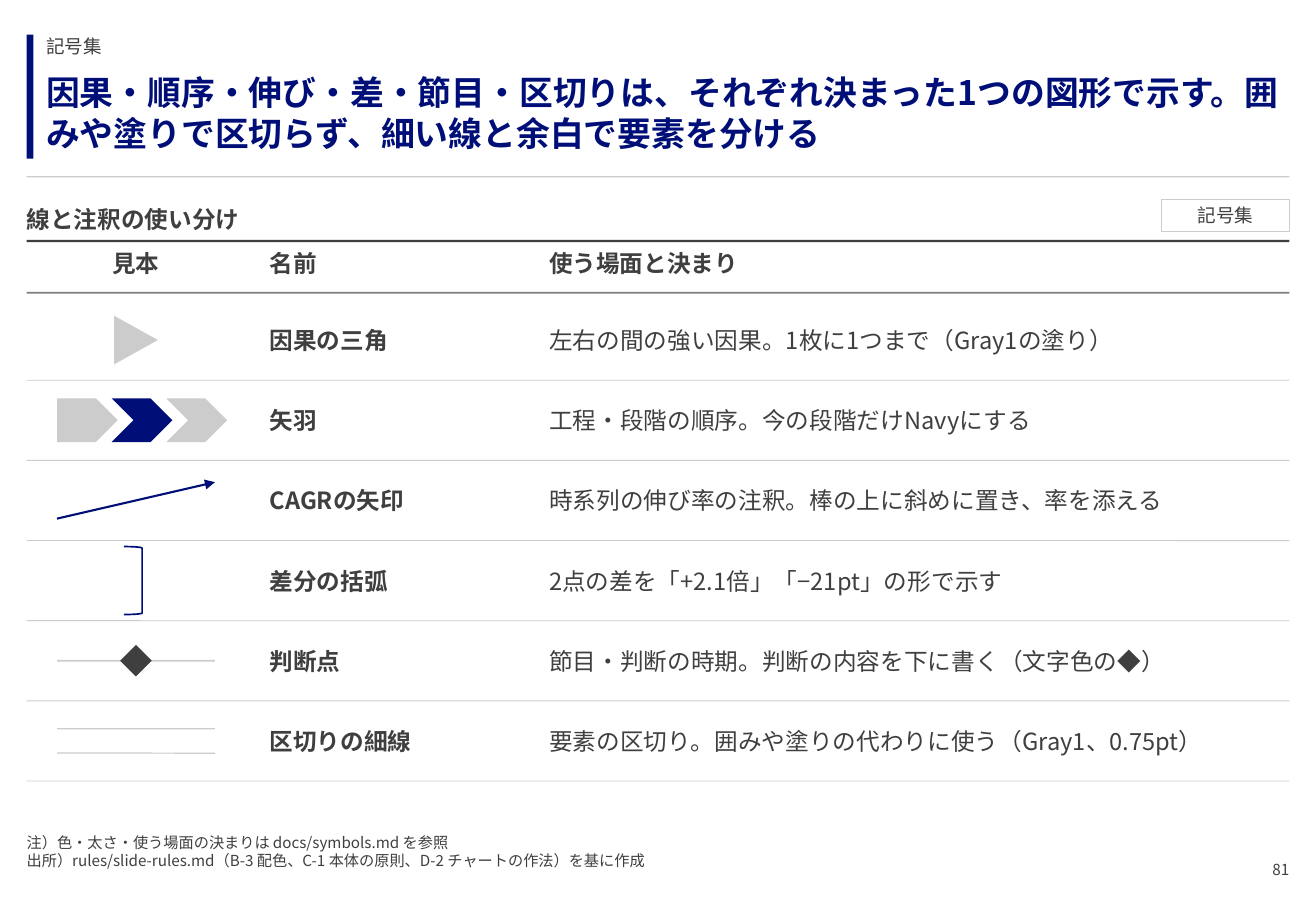
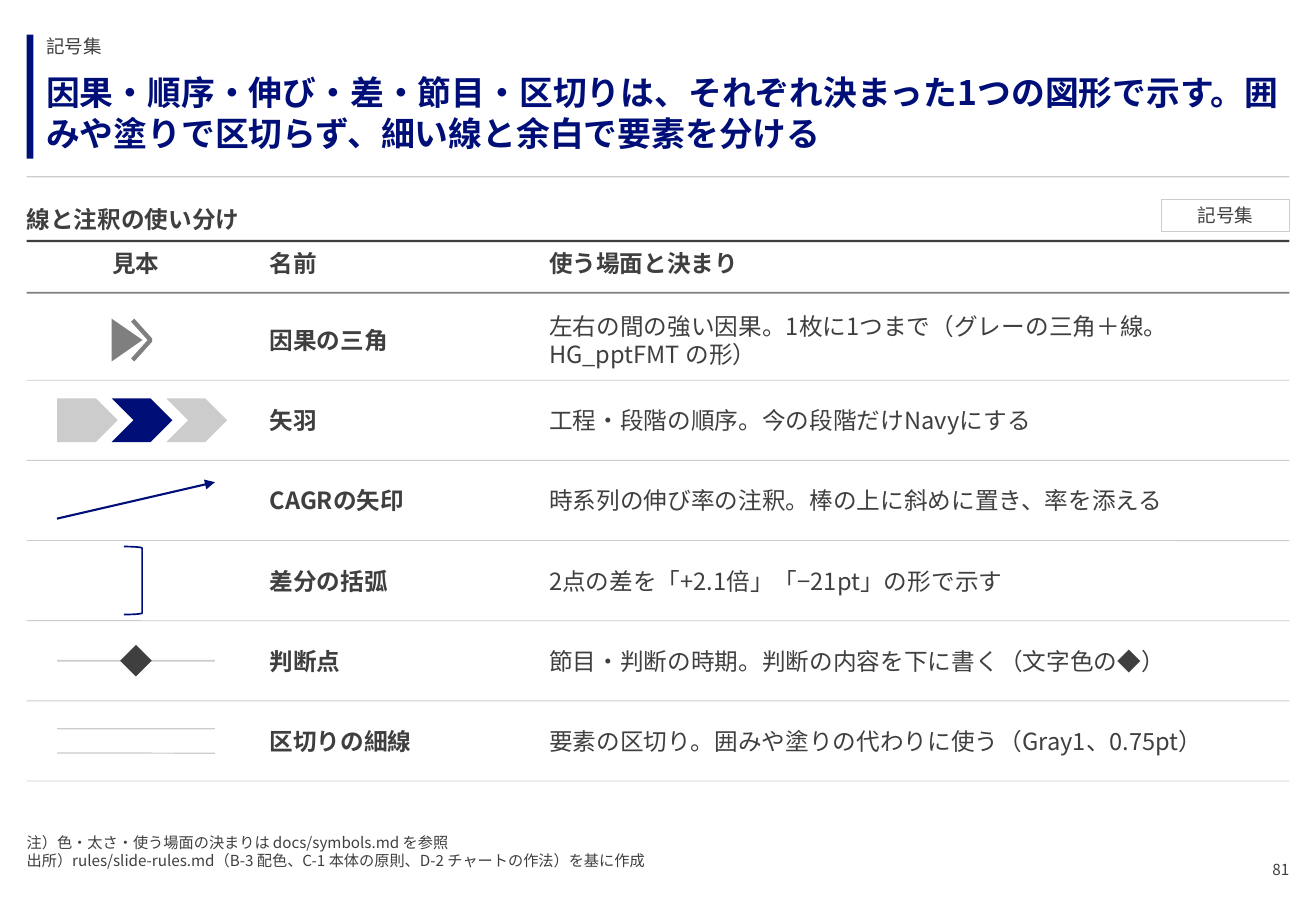
Before and after one commit to GontaHH/slide_builder, a slide deck: slide 81 of patterns/pattern-deck.pptx. Drawn at 1316x911 pixels with LibreOffice and Linux fonts; fonts in the diff are those of the drawing. Boxes give left, top, right and bottom in pixels: in the first picture for what was removed or moved away, otherwise in the second. Text is boxed around its words. In the diff, an @@ line names an element or a change of style, - is before the commit and + after.

```diff
--- a/patterns/pattern-deck.pptx
+++ b/patterns/pattern-deck.pptx
@@ freeform shape added at bbox=[112, 318, 142, 361], fill #7F7F7F @@
@@ triangle removed at bbox=[114, 316, 158, 365] @@
@@ freeform shape added at bbox=[132, 321, 151, 361], outline #7F7F7F 2.6 pt @@
@@ text at bbox=[549, 315, 1167, 369]: text changed @@
-左右の間の強い因果。1枚に1つまで（Gray1の塗り）
+左右の間の強い因果。1枚に1つまで（グレーの三角＋線。HG_pptFMT の形）
```
Also in this commit, not shown: 11 other slides changed, 10 other files.
